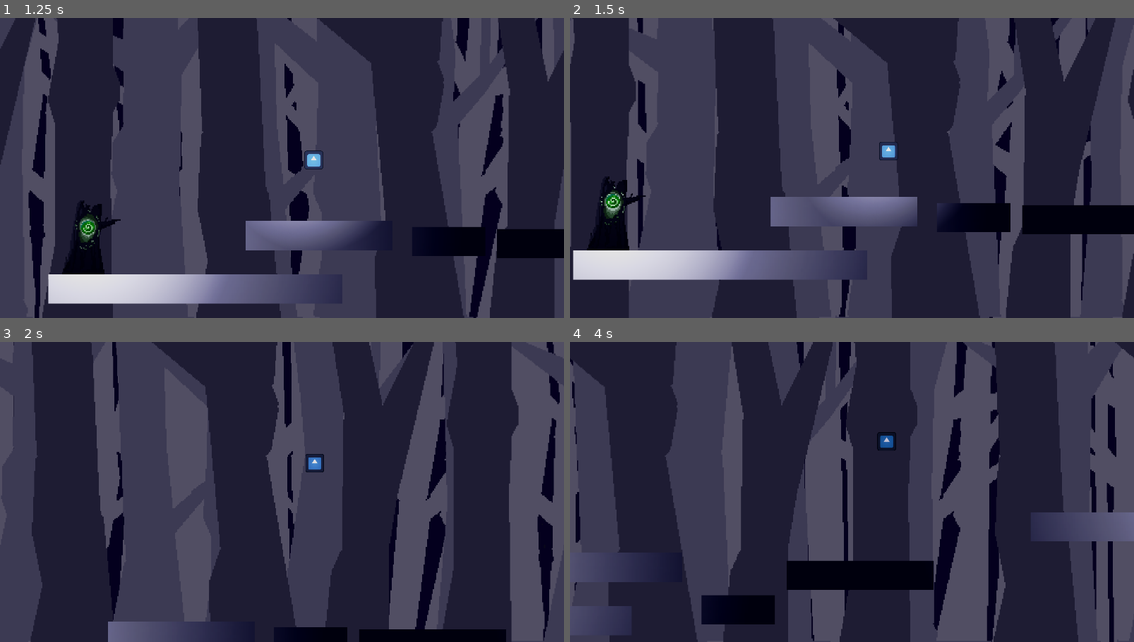
Above: before the commit, frames 1-4 (two rows, left to right).
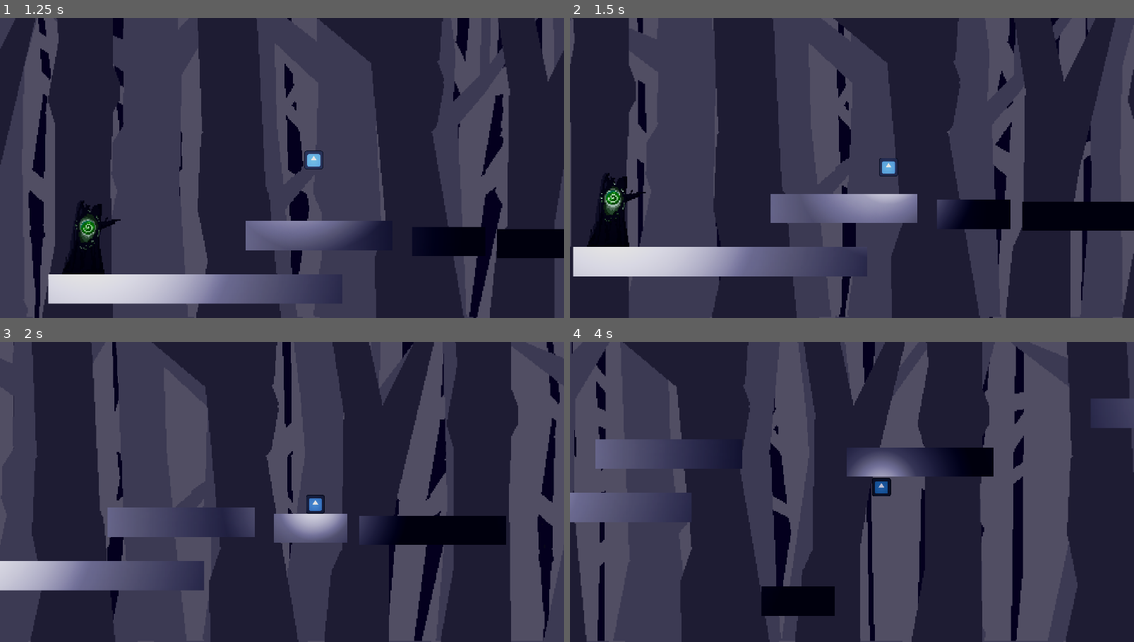
Above: after the commit, the same moments.

Repository: Awesum-Possum/OrbitalGameJam6
Game: Godot game, scene res://initial_scene.tscn
The game is run twice, just before and just after one commit, with the same random seed, the same clock (stepped at 60 frames per second) and the same inputs. The engine's default icon, where the game draws it, is replaced by a stand-in: a white triangle on a blue panel in a dark square.
Inputs:
- Up to frame 1 (1.25 s): hold D (walk_right) from 0.53 s (still down); tap W (jump) at 0.6, 0.77, 1.07 s
- Up to frame 2 (1.5 s): keep holding D (walk_right); tap W (jump) at 1.35 s
- Up to frame 3 (2 s): keep holding D (walk_right); tap W (jump) at 1.52, 1.82 s
- Up to frame 4 (4 s): release D (walk_right) at 2.03 s; hold A (walk_left) 2.03-2.78 s; tap W (jump) at 2.1, 2.85, 3.02, 3.32, 3.6, 3.77 s; hold D (walk_right) from 2.78 s (still down)

Frame 1 is identical in both runs. In frame 2, 4.1% of the frame differs, in the area x 0-100%, y 41-88%; in frame 3, 10%; in frame 4, 78%, in the area x 0-100%, y 0-100%.

Commit message:
Add script to root of jump platform to change in main scenes

Diff:
--- a/jump_platform.tscn
+++ b/jump_platform.tscn
@@ -12,10 +12,9 @@
 size = Vector2(500, 99)
 
 [node name="StaticBody2D" type="StaticBody2D"]
+script = ExtResource("1_g78vv")
 
 [node name="JumpArea" type="Area2D" parent="."]
-script = ExtResource("1_g78vv")
-jump_force = 2000
 
 [node name="CollisionShape2D" type="CollisionShape2D" parent="JumpArea"]
 position = Vector2(0, -50)
@@ -29,4 +28,4 @@
 position = Vector2(0, 1)
 shape = SubResource("RectangleShape2D_53d3l")
 
-[connection signal="body_entered" from="JumpArea" to="JumpArea" method="_on_body_entered"]
+[connection signal="body_entered" from="JumpArea" to="." method="_on_body_entered"]
--- a/scripts/jump_platform.gd
+++ b/scripts/jump_platform.gd
@@ -1,4 +1,4 @@
-extends Area2D
+extends StaticBody2D
 
 ## The force applied to the player when jumping.
 @export var jump_force = 1000
